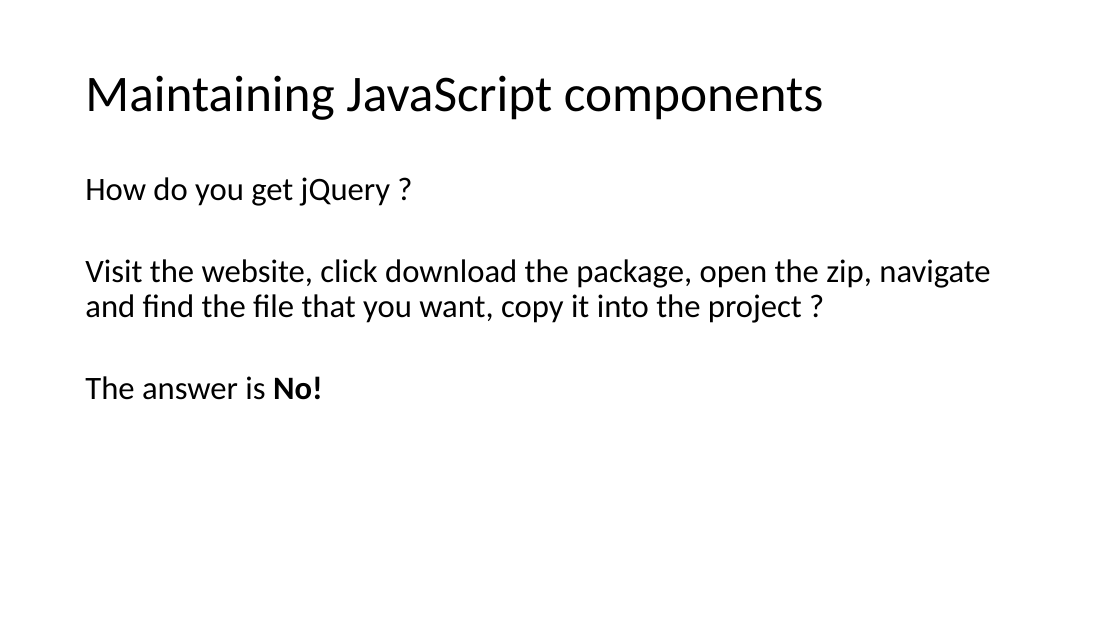
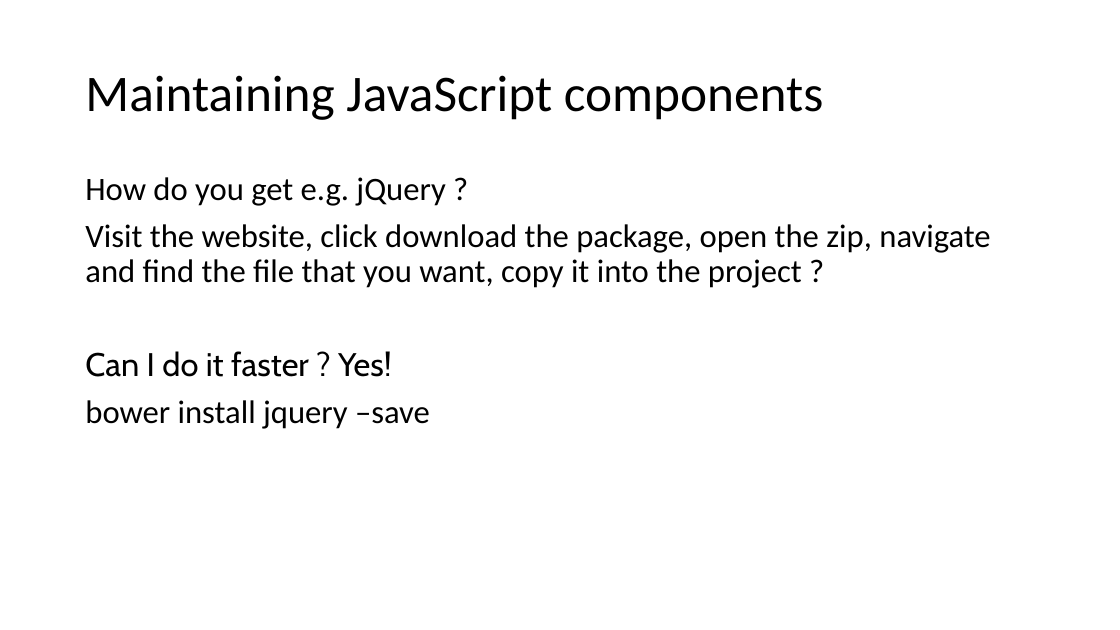
Before and after one commit to artuste/angularjs-json, a slide deck: slide 6 of doc/Presentation_Front_End.pptx (slide 5 before the commit). Drawn at 1120x630 pixels with LibreOffice and Linux fonts; fonts in the diff are those of the drawing; background and template pictures are left out. Boxes give left, top, right and bottom in pixels: in the first picture for what was removed or moved away, otherwise in the second. Text is boxed around its words. In the diff, an @@ line names an element or a change of style, - is before the commit and + after.

```diff
--- a/doc/Presentation_Front_End.pptx
+++ b/doc/Presentation_Front_End.pptx
@@ text at (85,177,445,206): text changed @@
-How do you get jQuery ?
+How do you get e.g. jQuery ?
@@ text at (85,351,430,429): text changed @@
-The answer is No!
+Can I do it faster ? Yes!
+bower install jquery –save
```
Also in this commit, not shown: 7 other slides changed, 6 slides added.
